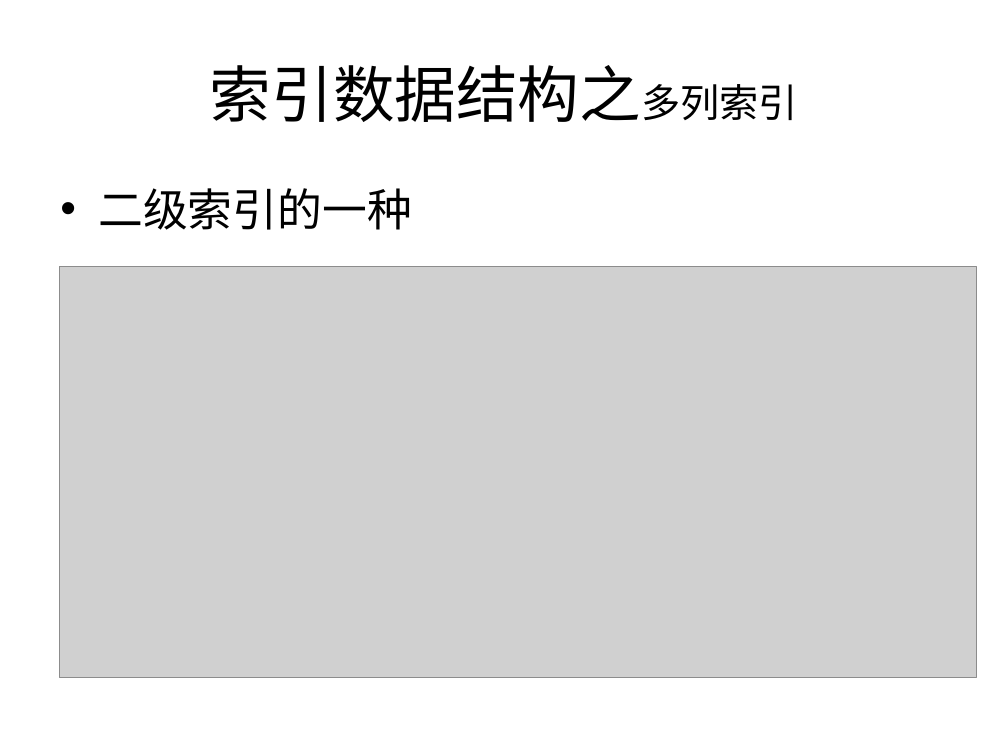
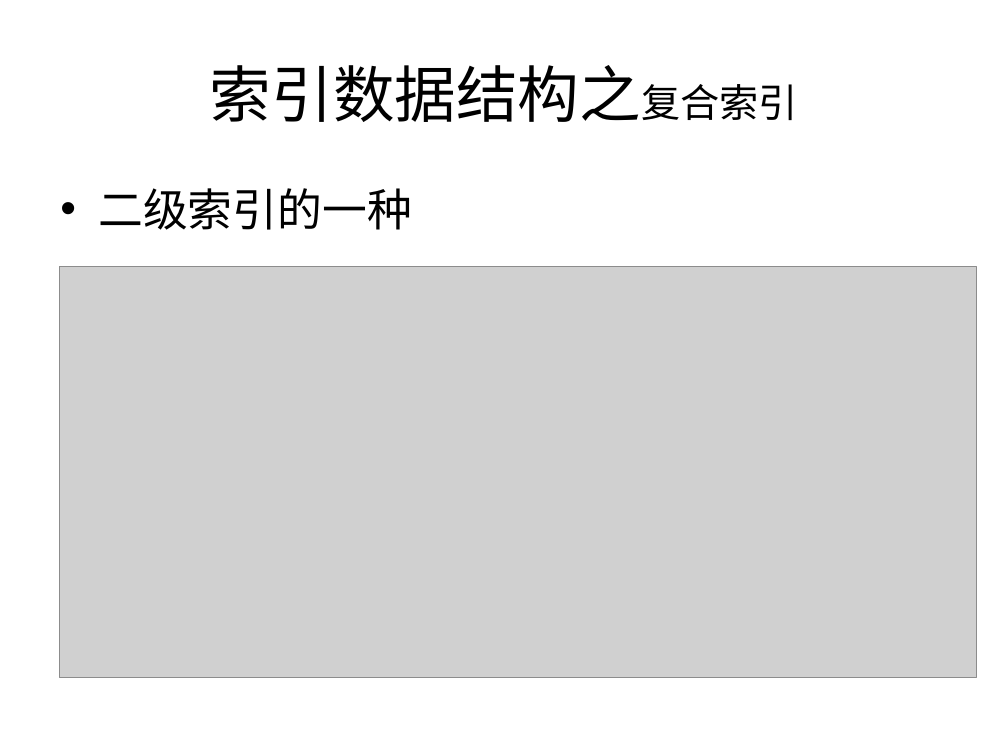
Before and after one commit to liuendy/practice, a slide deck: slide 5 of mysql/mysql分享 -索引.pptx. Drawn at 1008x756 pixels with LibreOffice and Linux fonts; fonts in the diff are those of the drawing; grey boxes stand for pictures. Boxes give left, top, right and bottom in pixels: in the first picture for what was removed or moved away, otherwise in the second. Text is boxed around its words. In the diff, an @@ line names an element or a change of style, - is before the commit and + after.

```diff
--- a/mysql/mysql分享 -索引.pptx
+++ b/mysql/mysql分享 -索引.pptx
@@ title at box(210, 65, 799, 122): text changed @@
-索引数据结构之多列索引
+索引数据结构之复合索引
```
Also in this commit, not shown: 2 other slides changed, 1 slide added, 1 other file.
